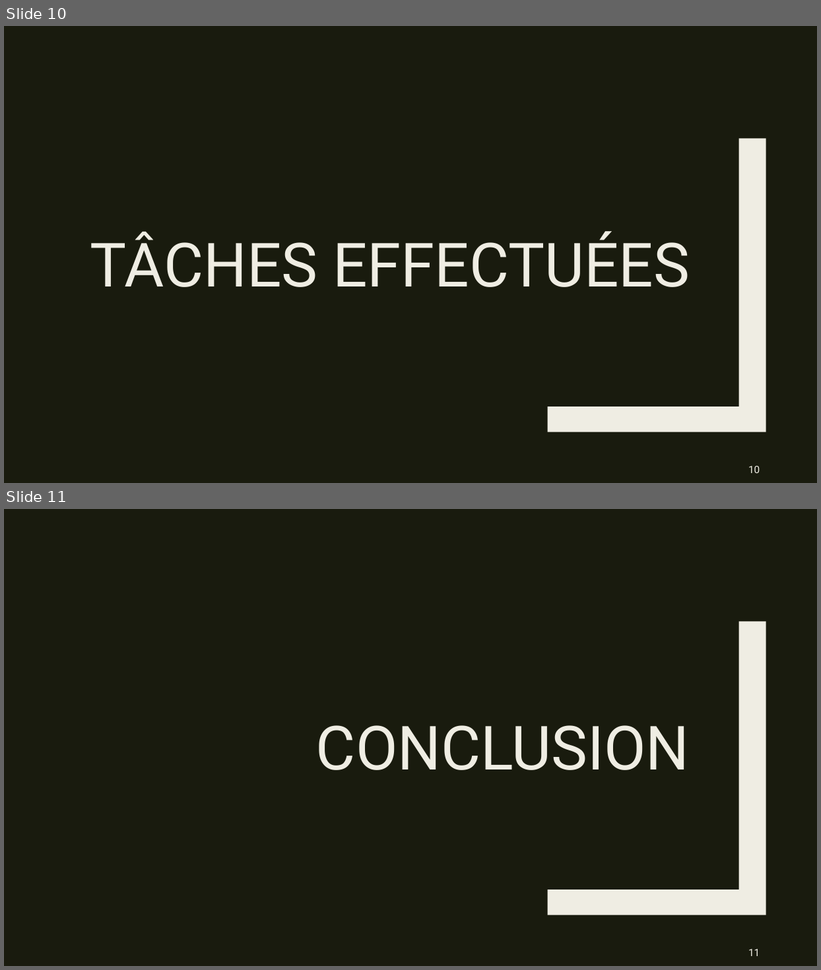
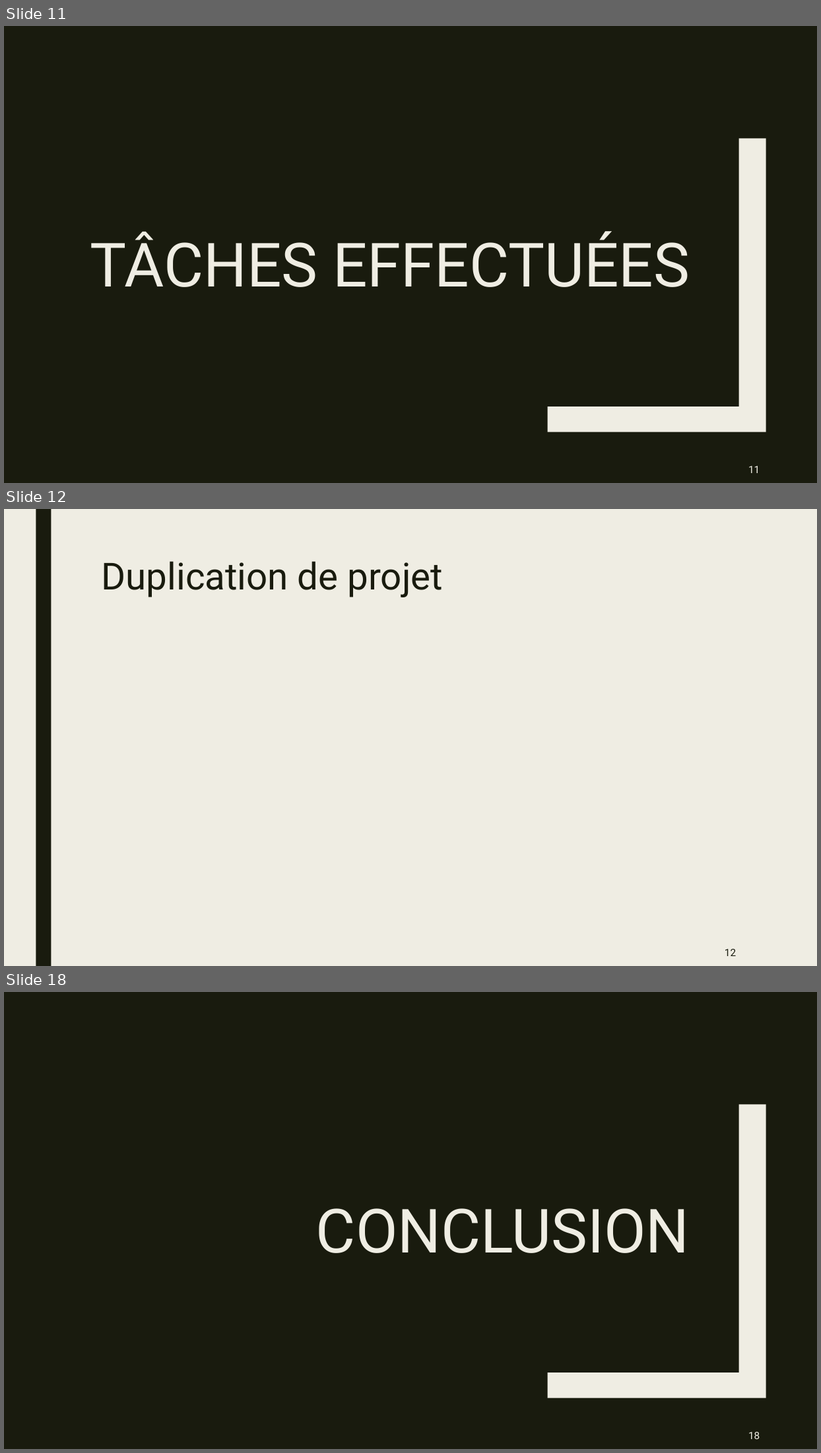
Before and after one commit to Yoan15/CDA22-23_yoan, a slide deck: ressources/CDA_Projet_Repotech_Yoan_Deconinck.pptx. Shown one above the other, each under a label of ours: slides 10 and 11 before the commit, slides 11, 12 and 18 after it; the slides between them are not shown. The pictures are 821x970 and 821x1453 pixels, drawn with LibreOffice and Linux fonts; fonts in the diff are those of the drawing. Boxes give left, top, right and bottom in pixels: in the first picture for what was removed or moved away, otherwise in the second. Text is boxed around its words. In the diff, an @@ line names an element or a change of style, - is before the commit and + after.

```diff
--- a/ressources/CDA_Projet_Repotech_Yoan_Deconinck.pptx
+++ b/ressources/CDA_Projet_Repotech_Yoan_Deconinck.pptx
@@ slide 12 added at box(4, 509, 817, 966), background #EFEDE3 @@
@@ rectangle added at box(36, 509, 51, 966), fill #191B0E @@
@@ title added at box(102, 561, 443, 597), 44 pt, text #191B0E @@
+Duplication de projet
@@ page number added at box(725, 949, 736, 956), 12 pt, text #191B0E @@
+12
@@ what was slide 10 is now slide 11 @@
@@ page number at box(748, 466, 760, 473): text changed @@
-10
+11
@@ what was slide 11 is now slide 18 @@
@@ page number at box(748, 1432, 760, 1439): text changed @@
-11
+18
```
Also in this commit, not shown: 1 slide changed, 7 other slides added, 1 slide removed, 1 other file.
